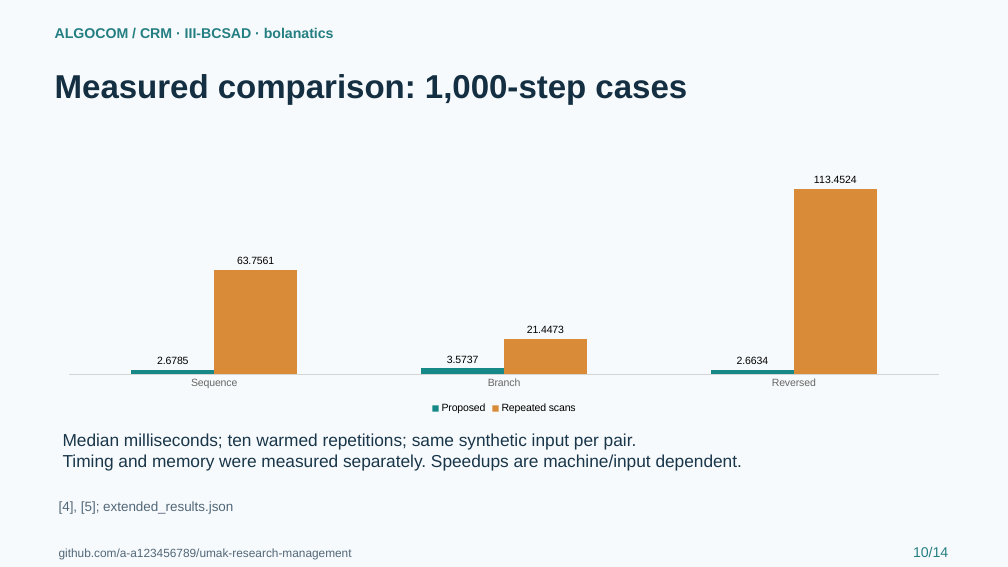
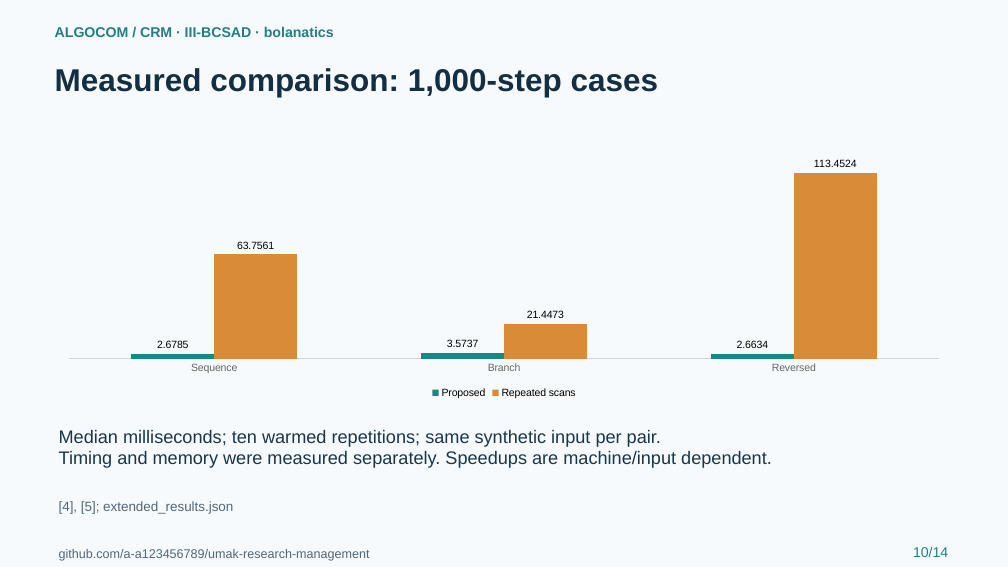
Before and after one commit to a-a123456789/umak-research-management, a slide deck: slide 10 of submissions/ALGOCOM_Defense.pptx. Drawn at 1008x567 pixels with LibreOffice and Linux fonts; fonts in the diff are those of the drawing. Boxes give left, top, right and bottom in pixels: in the first picture for what was removed or moved away, otherwise in the second. Text is boxed around its words. In the diff, an @@ line names an element or a change of style, - is before the commit and + after.

```diff
--- a/submissions/ALGOCOM_Defense.pptx
+++ b/submissions/ALGOCOM_Defense.pptx
@@ text "Measured comparison: 1,000-step cases" at <box>55,68,659,97</box>: size 31.5 to 30 pt @@
@@ column chart: place and size @@
-column chart at <box>51,173,957,417</box>
+column chart at <box>51,157,957,402</box>
@@ text "Median milliseconds; ten warmed repetitions; ..." at <box>59,430,772,468</box>: size 16.5 to 17.2 pt @@
@@ text "github.com/a-a123456789/umak-research-management" at <box>59,549,370,561</box>: size 11.2 to 12 pt @@
```
Also in this commit, not shown: 10 other slides changed, 3 slides added, 3 slides removed, 47 other files.
